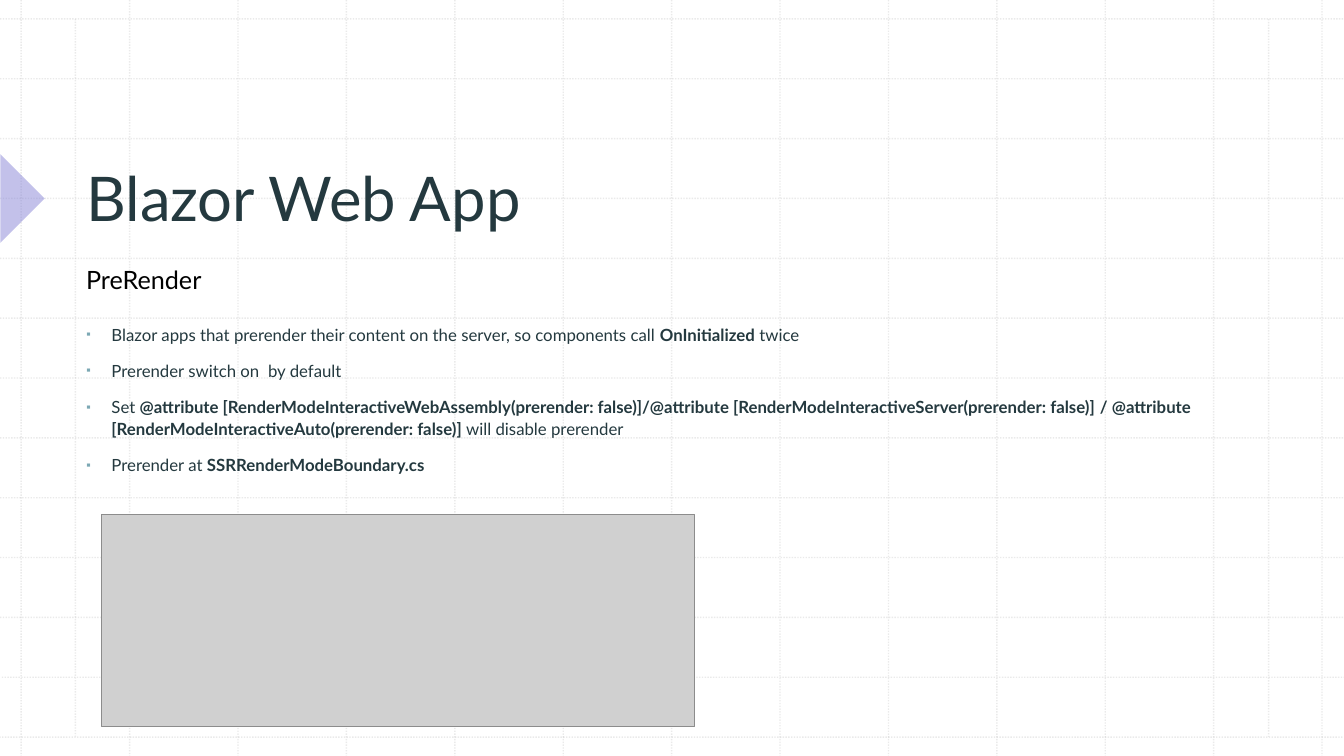
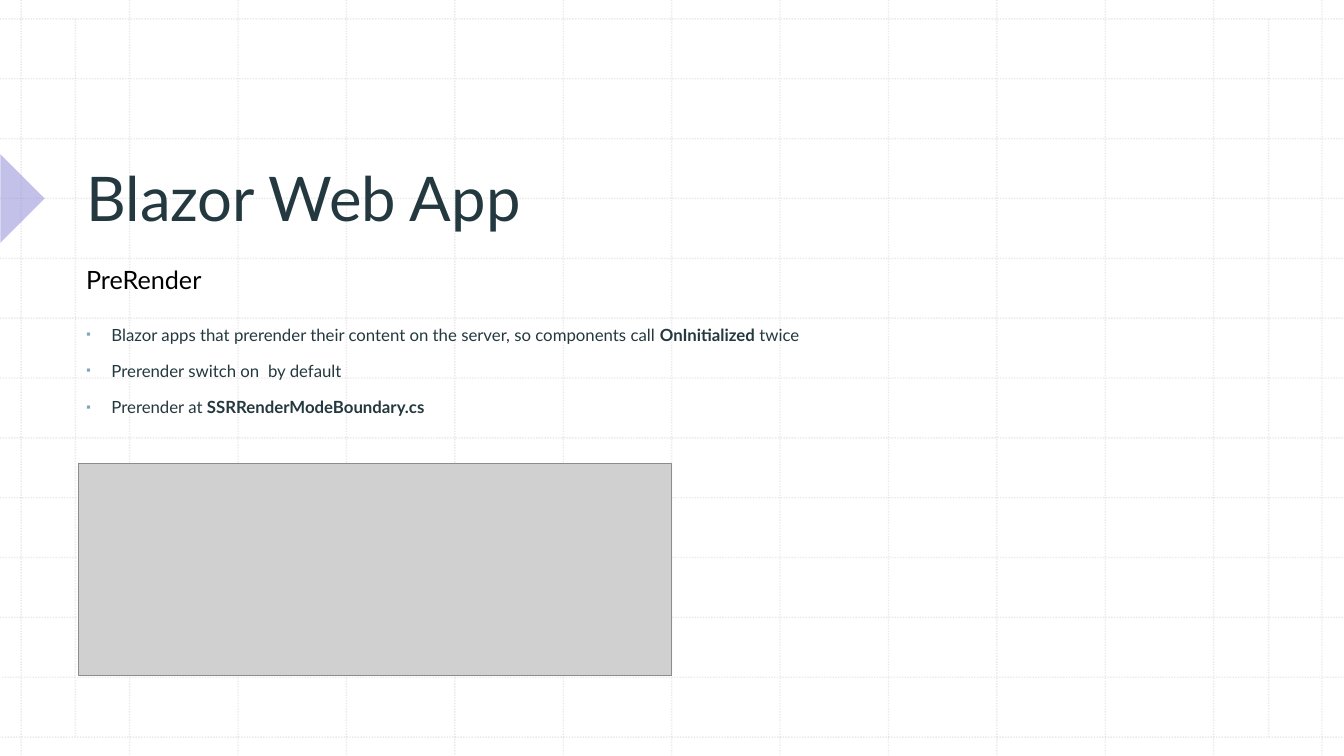
Before and after one commit to xccu/NetCore-Demo, a slide deck: slide 13 of Blazor in .net 8.pptx. Drawn at 1344x756 pixels with LibreOffice and Linux fonts; fonts in the diff are those of the drawing; grey boxes stand for pictures. Boxes give left, top, right and bottom in pixels: in the first picture for what was removed or moved away, otherwise in the second. Text is boxed around its words. In the diff, an @@ line names an element or a change of style, - is before the commit and + after.

```diff
--- a/Blazor in .net 8.pptx
+++ b/Blazor in .net 8.pptx
@@ text at bbox=[111, 400, 1191, 438]: paragraph removed @@
-▪ Set @attribute [RenderModeInteractiveWebAssembly(prerender: false)]/@attribute [RenderModeInteractiveServer(prerender: false)] / @attribute [RenderModeInteractiveAuto(prerender: false)] will disable prerender
@@ picture: place and size @@
-picture at bbox=[102, 514, 696, 726]
+picture at bbox=[79, 464, 673, 676]
```
Also in this commit, not shown: 2 other slides changed, 1 slide added, 21 other files.
